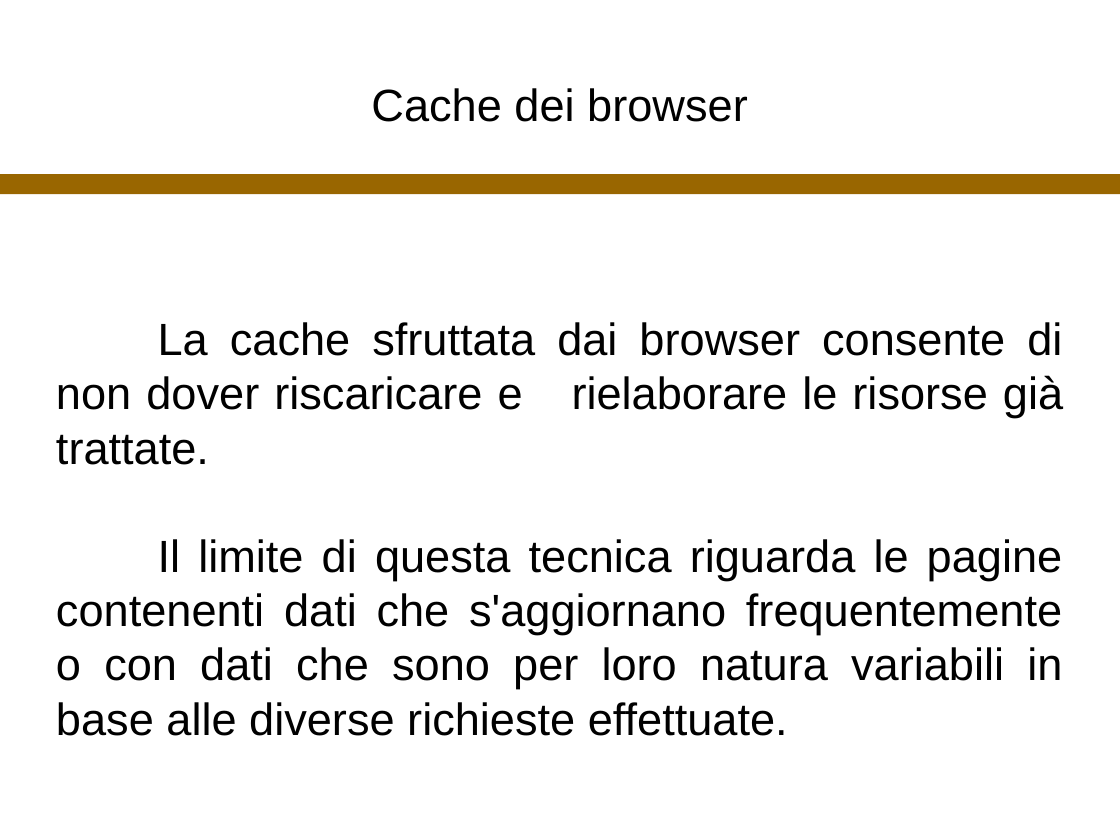
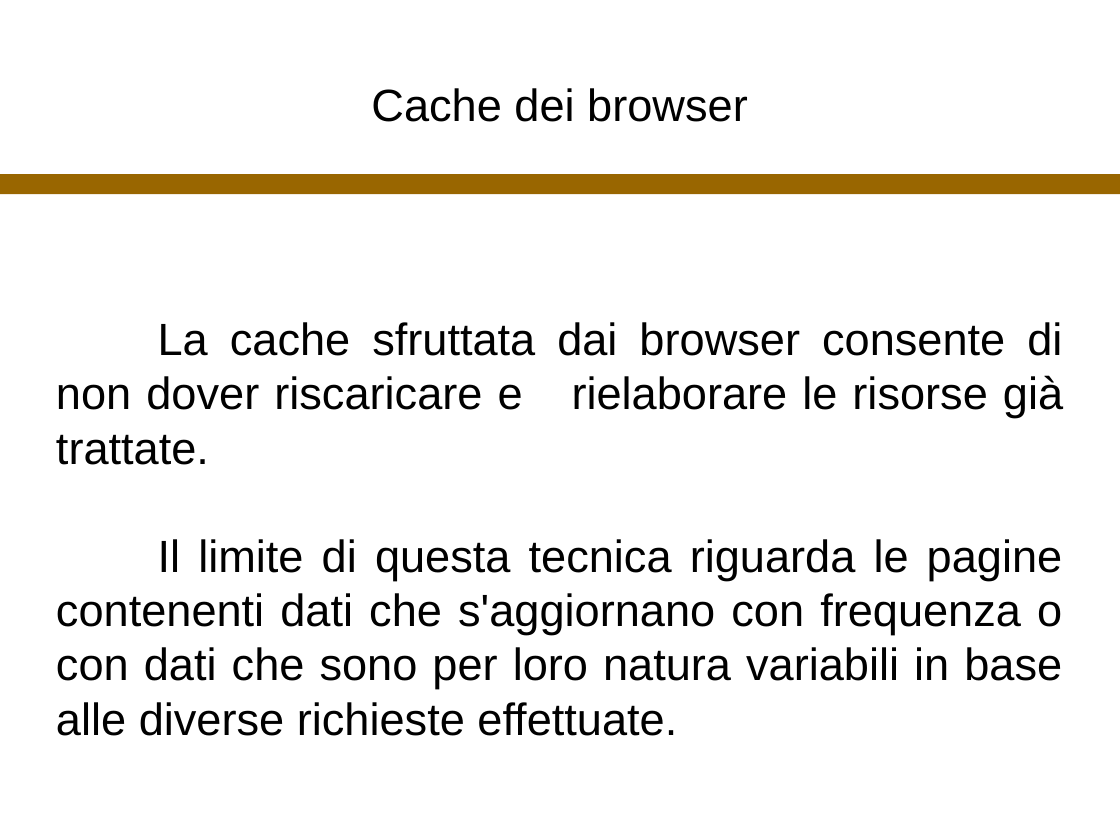
Before and after one commit to ozbaenyk/CorsoCS2019_bennic, a slide deck: slide 20 of Cache2019_bennic.odp. Drawn at 1120x840 pixels with LibreOffice and Linux fonts; fonts in the diff are those of the drawing. Boxes give left, top, right and bottom in pixels: in the first picture for what was removed or moved away, otherwise in the second. Text is boxed around its words. In the diff, an @@ line names an element or a change of style, - is before the commit and + after.

```diff
--- a/Cache2019_bennic.odp
+++ b/Cache2019_bennic.odp
@@ subtitle at (56,539,1063,736): text changed @@
-Il limite di questa tecnica riguarda le pagine contenenti dati che s'aggiornano frequentemente o con dati che sono per loro natura variabili in base alle diverse richieste effettuate.
+Il limite di questa tecnica riguarda le pagine contenenti dati che s'aggiornano con frequenza o con dati che sono per loro natura variabili in base alle diverse richieste effettuate.
```
Also in this commit, not shown: 12 other slides changed, 1 other file.
